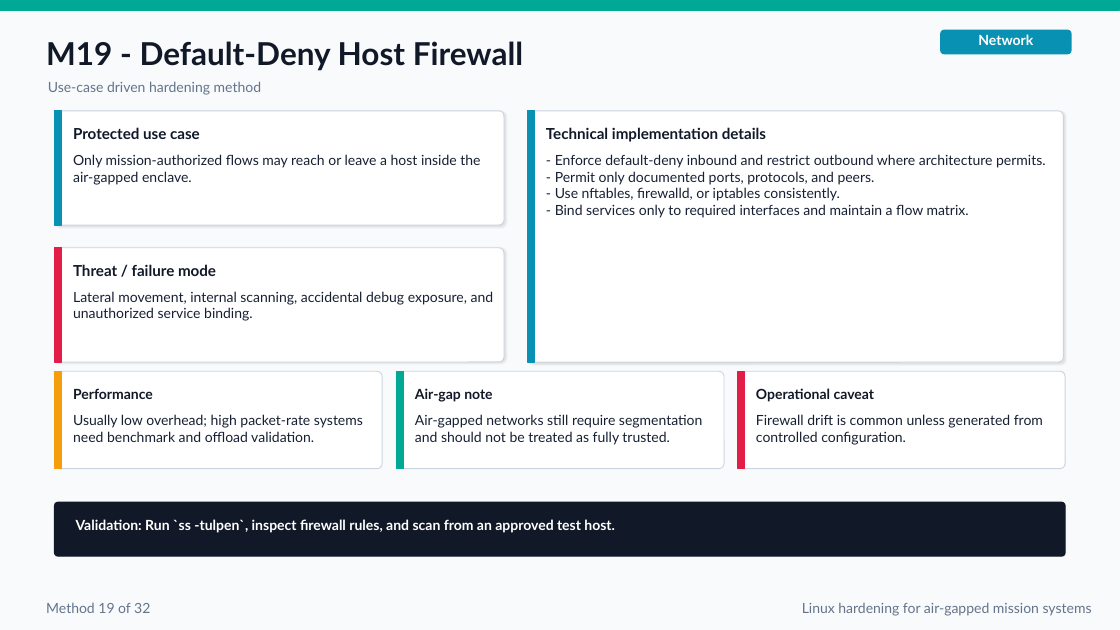
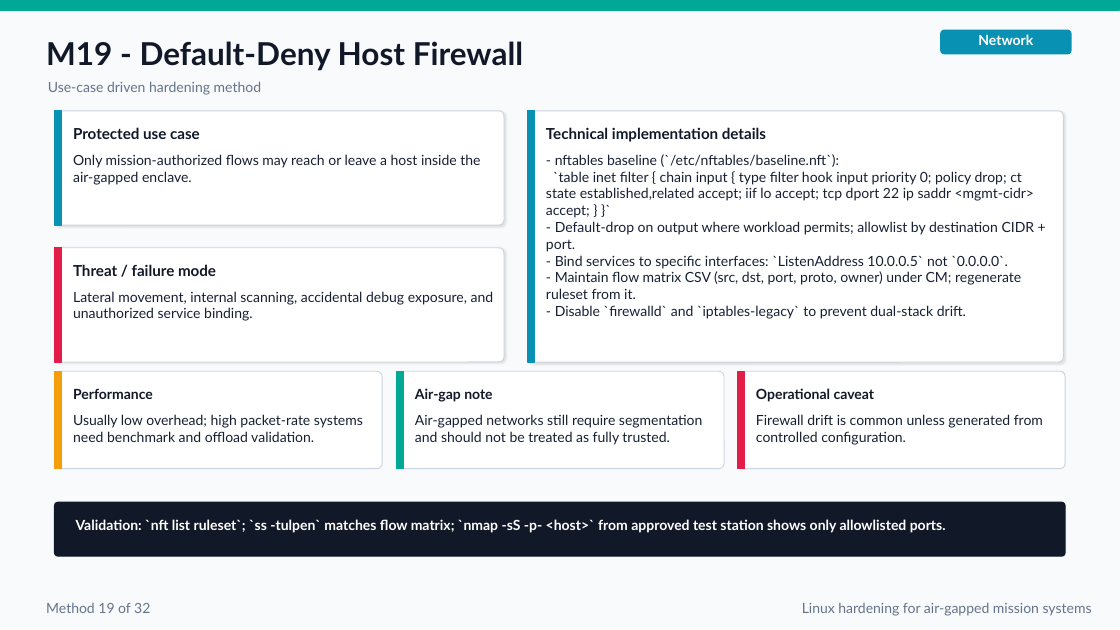
Before and after one commit to FelixKras/Drawio-stuff-, a slide deck: slide 29 of Linux_Mission_Critical_Air_Gapped_Hardening_Final.pptx. Drawn at 1120x630 pixels with LibreOffice and Linux fonts; fonts in the diff are those of the drawing. Boxes give left, top, right and bottom in pixels: in the first picture for what was removed or moved away, otherwise in the second. Text is boxed around its words. In the diff, an @@ line names an element or a change of style, - is before the commit and + after.

```diff
--- a/Linux_Mission_Critical_Air_Gapped_Hardening_Final.pptx
+++ b/Linux_Mission_Critical_Air_Gapped_Hardening_Final.pptx
@@ text at bbox=[546, 154, 1035, 319]: text changed @@
-- Enforce default-deny inbound and restrict outbound where architecture permits.
-- Permit only documented ports, protocols, and peers.
-- Use nftables, firewalld, or iptables consistently.
-- Bind services only to required interfaces and maintain a flow matrix.
+- nftables baseline (`/etc/nftables/baseline.nft`):
+`table inet filter { chain input { type filter hook input priority 0; policy drop; ct state established,related accept; iif lo accept; tcp dport 22 ip saddr <mgmt-cidr> accept; } }`
+- Default-drop on output where workload permits; allowlist by destination CIDR + port.
+- Bind services to specific interfaces: `ListenAddress 10.0.0.5` not `0.0.0.0`.
+- Maintain flow matrix CSV (src, dst, port, proto, owner) under CM; regenerate ruleset from it.
+- Disable `firewalld` and `iptables-legacy` to prevent dual-stack drift.
@@ text at bbox=[76, 519, 946, 533]: text changed @@
-Validation: Run `ss -tulpen`, inspect firewall rules, and scan from an approved test host.
+Validation: `nft list ruleset`; `ss -tulpen` matches flow matrix; `nmap -sS -p- <host>` from approved test station shows only allowlisted ports.
```
Also in this commit, not shown: 35 other slides changed, 1 slide added.
